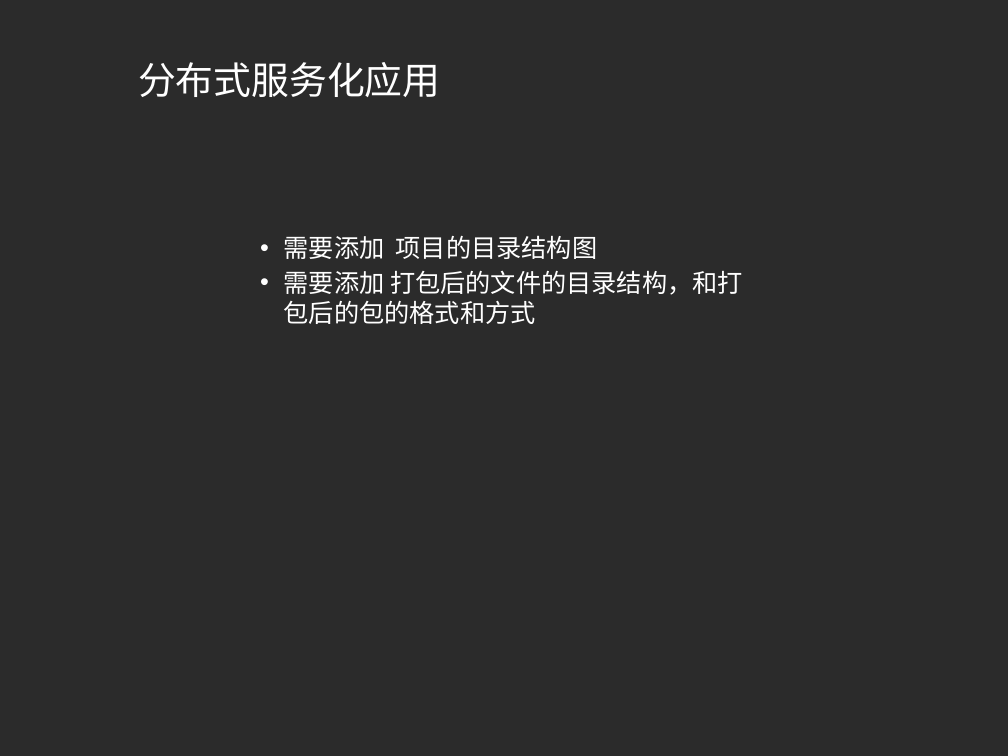
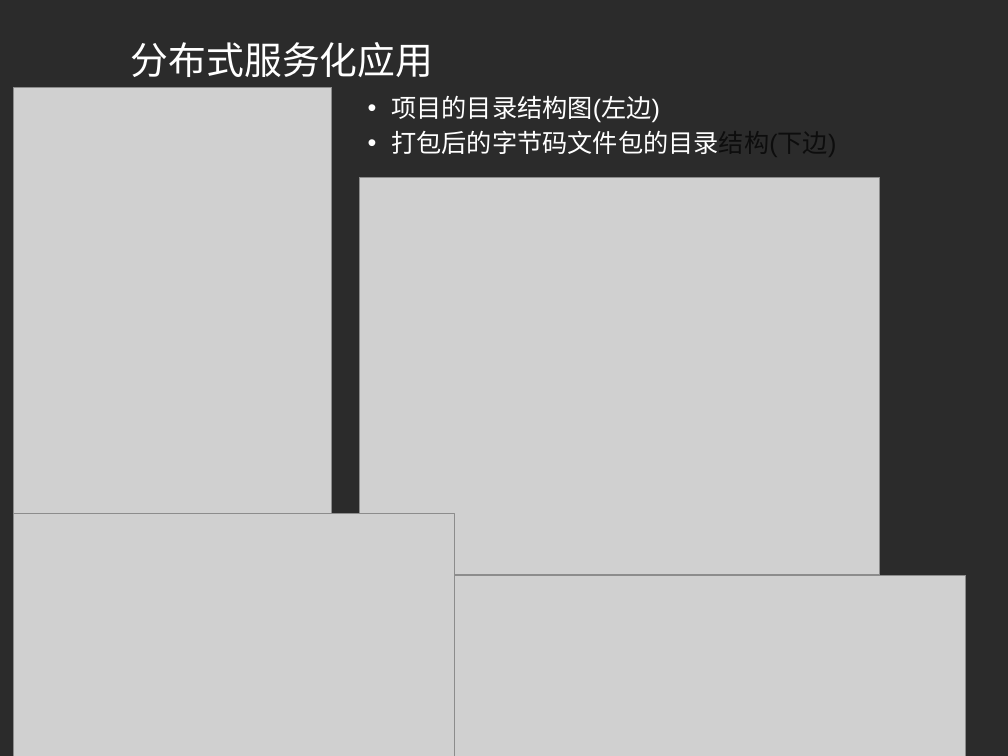
Before and after one commit to wlzsoft/simplify-framework, a slide deck: slide 12 of src/doc/simplify框架预演稿20161116.ppt. Drawn at 1008x756 pixels with LibreOffice and Linux fonts; fonts in the diff are those of the drawing; grey boxes stand for pictures; background and template pictures are left out; a plain dark background stands for a picture behind light text. Boxes give left, top, right and bottom in pixels: in the first picture for what was removed or moved away, otherwise in the second. Text is boxed around its words. In the diff, an @@ line names an element or a change of style, - is before the commit and + after.

```diff
--- a/src/doc/simplify框架预演稿20161116.ppt
+++ b/src/doc/simplify框架预演稿20161116.ppt
@@ title "分布式服务化应用": place and size @@
-title "分布式服务化应用" at (138,62,440,97)
+title "分布式服务化应用" at (131,42,433,77)
@@ picture added at (13,87,332,513) @@
@@ text added at (391,95,836,154), 18 pt, text #FFFFFF @@
+• 项目的目录结构图(左边)
+• 打包后的字节码文件包的目录结构(下边)
@@ picture added at (360,177,879,576) @@
@@ text removed at (284,235,743,324) @@
-• 需要添加 项目的目录结构图
-• 需要添加 打包后的文件的目录结构，和打包后的包的格式和方式
@@ picture added at (13,513,455,756) @@
@@ picture added at (455,575,966,756) @@
```
Also in this commit, not shown: 1 other slide changed.
